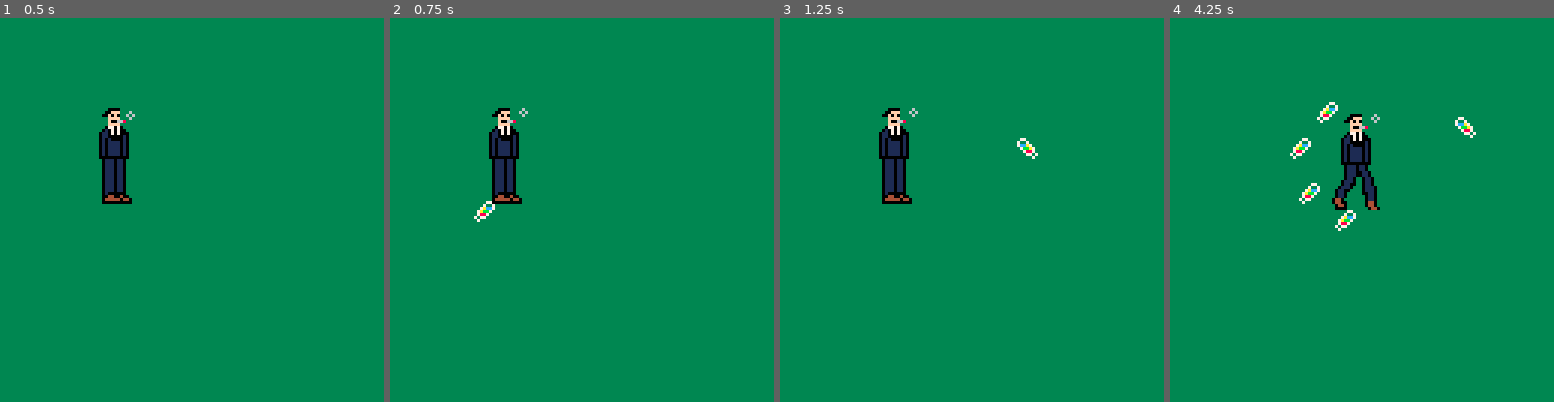
Above: before the commit, frames 1-4 (left to right).
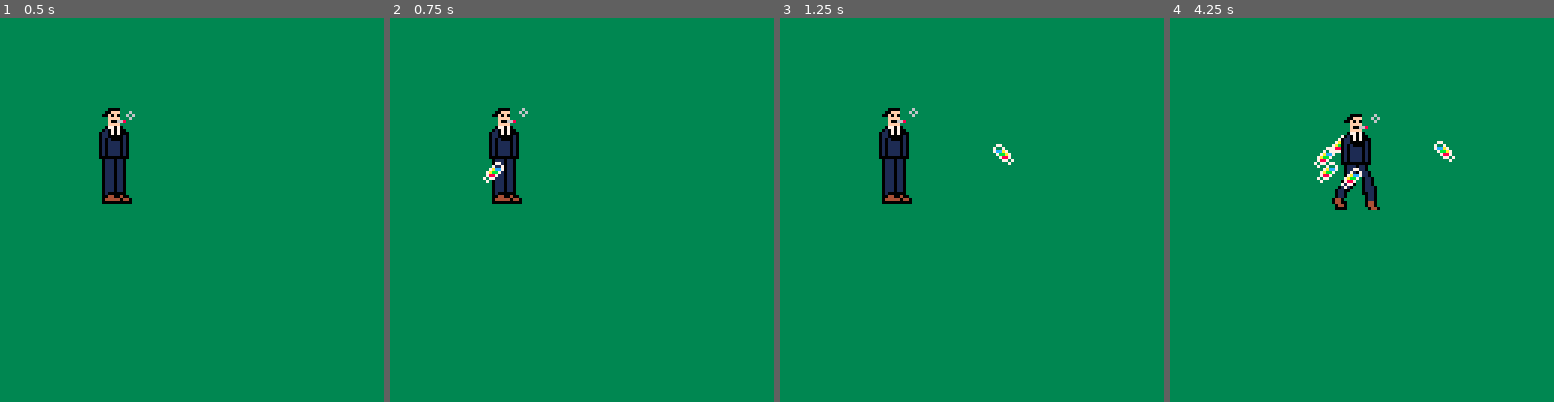
Above: after the commit, the same moments.

Repository: syhcod/Ketchup_Adventure
Game: PICO-8 cartridge picoman.p8
Same seed, same stepped clock (60 frames per second), same inputs: the game is played once before the commit and once after it.
Inputs:
- Up to frame 1 (0.5 s): tap X (X key) at 0.33 s
- Up to frame 2 (0.75 s): tap O (Z key) at 0.7 s
- Up to frame 3 (1.25 s): tap X (X key) at 1.07 s
- Up to frame 4 (4.25 s): hold Right 1.6-2.1 s; tap O (Z key) every 0.4 s from 1.7 to 4.1 s; tap X (X key) at 1.85, 2.97, 4.08 s; hold Up 2.15-2.42 s; hold Right 2.47-3.03 s; hold Left 3.08-3.58 s; hold Down 3.63-3.97 s; hold Right from 4.02 s (still down)

Frame 1 is identical in both runs. In frame 2, 0.3% of the frame differs, in the area x 21-30%, y 37-54%; in frame 3, 0.3%; in frame 4, 1.3%, in the area x 31-80%, y 21-56%.

Commit message:
added cool effect

Diff:
--- a/camera_smoke_sound-2(2)-2.p8
+++ b/picoman.p8
@@ -20,7 +20,7 @@
 		mx=8,
 		mxn=20,
 		num=0,
-		r=20,
+		r=12,
 		av=0.03,
 		theta=0,
 		group={}
@@ -29,8 +29,6 @@
 	for i=1,cola.mxn do
 			cola.group[i]=0
 	end
-
-	t=0
 
 end
 
@@ -75,7 +73,7 @@
 		end
 		cola.group[ij]={
 			x=x+5+cola.r*cos(cola.theta),
-			y=y+12+cola.r*sin(cola.theta),
+			y=y+12+cola.r*sin(cola.theta)/2,
 			vx=5*(1-2*fp),
 			vy=0,
 			dir=0
@@ -87,11 +85,20 @@
 
 function _update()
 	move=false
-	sec+=1
+	sec=(sec+1)%256
 	update_smoke()
 	cola.theta=cola.theta+cola.av
 
-	if (sec==60) then sec=0 end
+	--music--
+	if (sec==1) then
+		sfx(0,0)
+		sfx(1,1)
+	end
+	if (sec==128) then
+		sfx(0,0)
+		sfx(2,2)
+	end
+
 
 	if btn(🅾️) then
 	 if  cola.num<cola.mx and cola.zpush==1 then
@@ -169,18 +176,7 @@
 
 function _draw()
 	cls(3)
-	--music--
-	if (t==0) then
-		sfx(0,0)
-		sfx(1,1)
-	end
-	if (t==128) then
-		sfx(0,0)
-		sfx(2,2)
-	end
-	t=(t+1)%256
-
-	spr(sp, x, y, 2, 2, f, false)
+
 	spr(leg, x, y+16, 2, 2, f, false)
 	spr(16,x+8-(hand*11)-smoke*hand*2+smoke,y-smoke)
 	if cola.num>0 then
@@ -191,7 +187,7 @@
 			spr(
 				32,
 				x+5+cola.r*cos(rot),
-				y+12+cola.r*sin(rot),
+				y+12+cola.r*sin(rot)/2,
 				1,
 				1
 			)
@@ -214,6 +210,7 @@
 		end
 	end
 
+	spr(sp, x, y, 2, 2, f, false)
 end
 
 __gfx__
Not shown, changed: picoman.txt
Not shown, changed: .DS_Store
